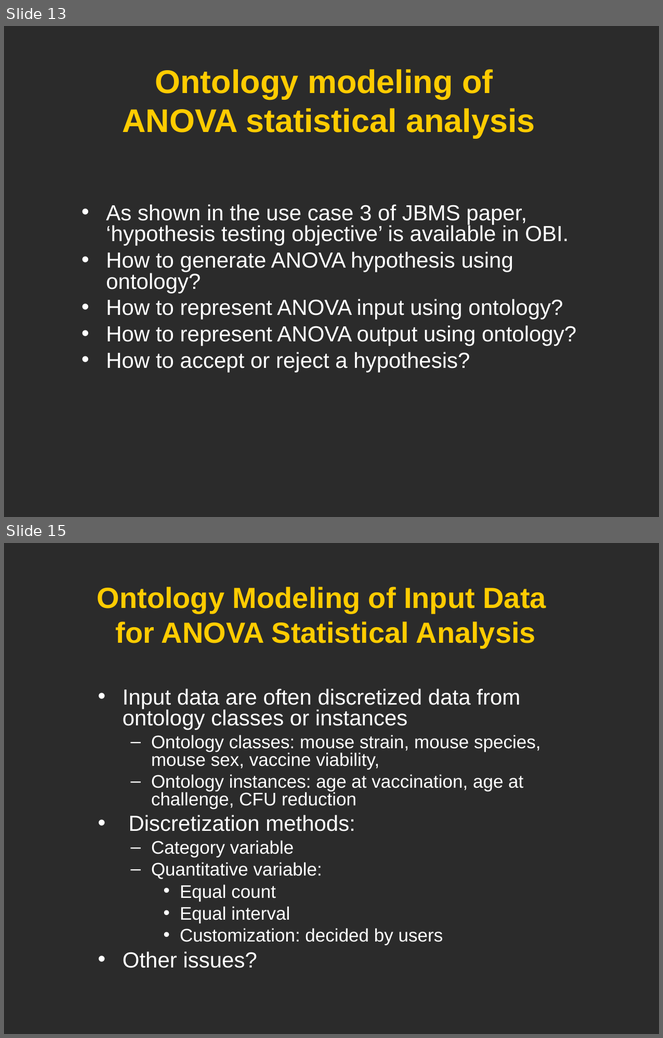
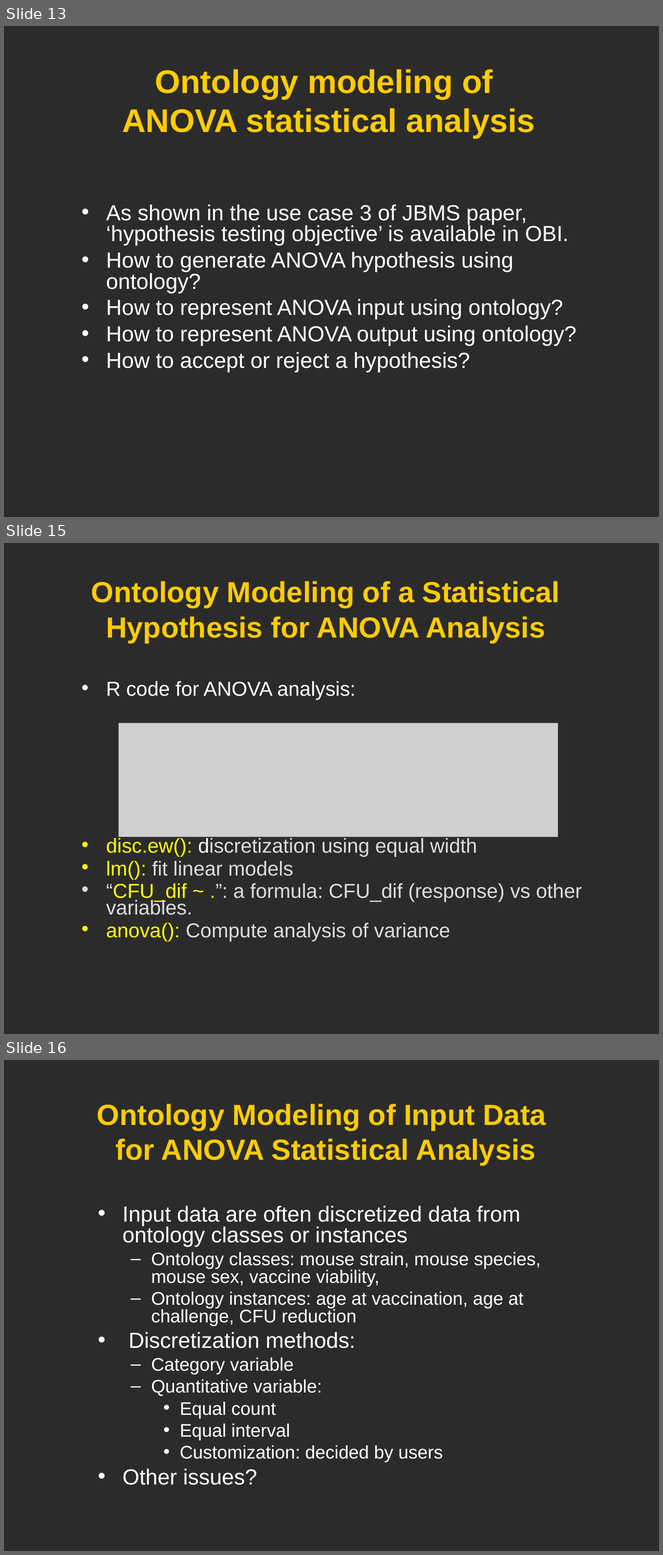
Before and after one commit to obi-ontology/obi-legacy-svn, a slide deck: trunk/docs/developer/use cases/Vaccine_usercase_Vancouver2010.ppt. Shown one above the other, each under a label of ours: slides 13 and 15 before the commit, slides 13, 15 and 16 after it; the slides between them are not shown. The pictures are 663x1038 and 663x1555 pixels, drawn with LibreOffice and Linux fonts; fonts in the diff are those of the drawing; grey boxes stand for pictures; background and template pictures are left out; a plain dark background stands for a picture behind light text. Boxes give left, top, right and bottom in pixels: in the first picture for what was removed or moved away, otherwise in the second. Text is boxed around its words. In the diff, an @@ line names an element or a change of style, - is before the commit and + after.

Commit message:
More updates on statistical analysis details. --Oliver

```diff
--- a/trunk/docs/developer/use cases/Vaccine_usercase_Vancouver2010.ppt
+++ b/trunk/docs/developer/use cases/Vaccine_usercase_Vancouver2010.ppt
@@ slide 15 added at (4, 543, 659, 1034), background picture (left out) @@
@@ title added at (91, 581, 560, 643), 32 pt, text #FFCC00, bold @@
+Ontology Modeling of a Statistical Hypothesis for ANOVA Analysis
@@ text added at (106, 681, 582, 941), 22.2 pt, text #DDDDDD @@
+• R code for ANOVA analysis:
+• disc.ew(): discretization using equal width
+• lm(): fit linear models
+• “CFU_dif ~ .”: a formula: CFU_dif (response) vs other variables.
+• anova(): Compute analysis of variance
@@ picture added at (118, 723, 558, 837) @@
@@ what was slide 15 is now slide 16 @@
```
Also in this commit, not shown: 1 slide changed.
